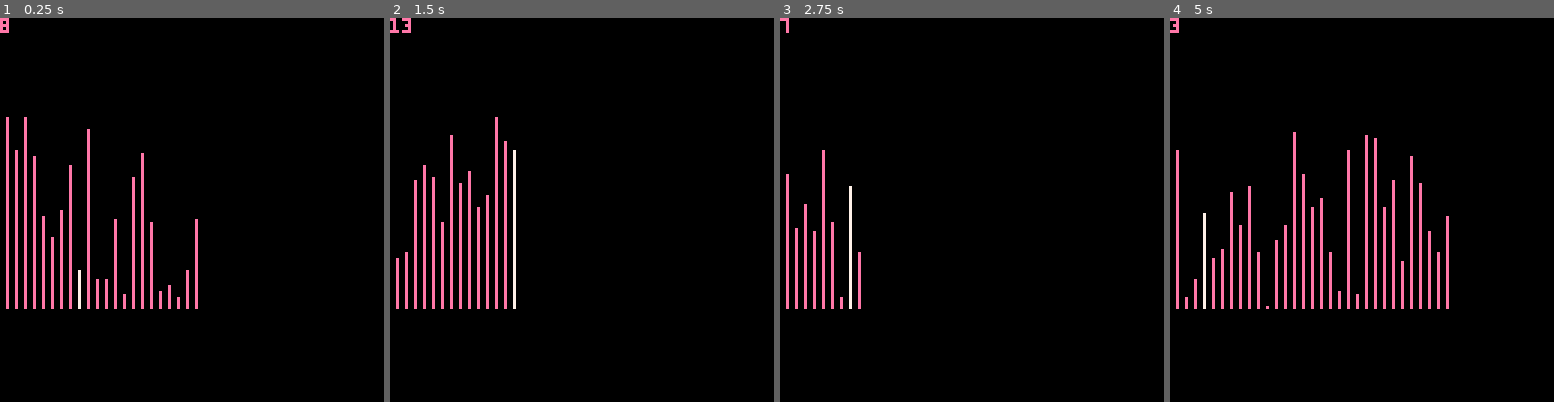
Above: before the commit, frames 1-4 (left to right).
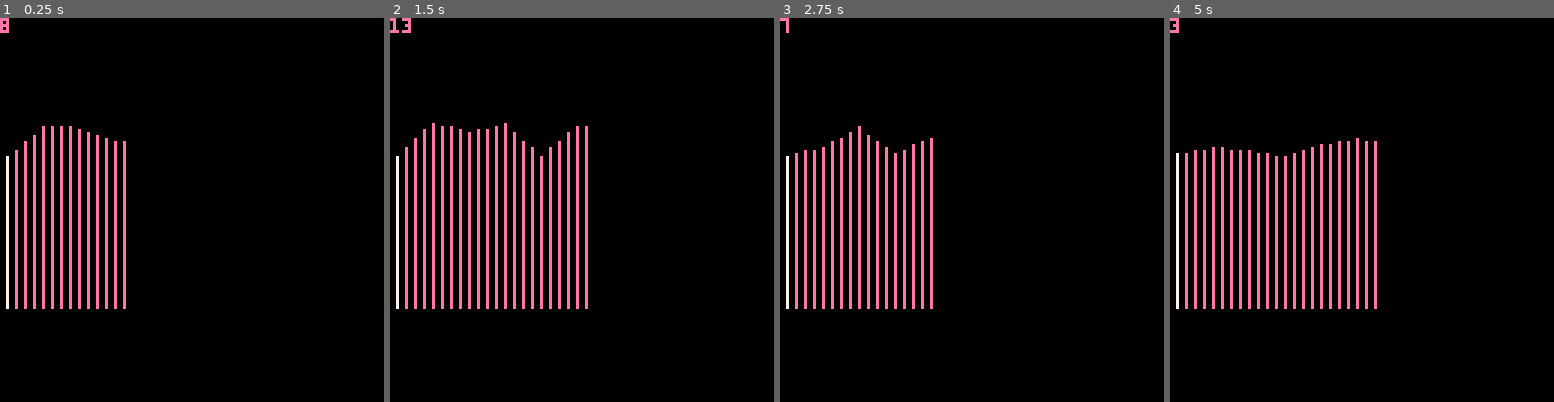
Above: after the commit, the same moments.

Repository: DeCarabas/pico_carts
Game: PICO-8 cartridge calls.p8
Two runs of this game, one before a commit and one after it. Both use one fixed random seed, a clock stepped at 60 frames per second and the inputs below.
Inputs:
- Up to frame 1 (0.25 s): no input
- Up to frame 2 (1.5 s): tap X (X key) at 0.33, 1.07 s; tap O (Z key) at 0.7 s
- Up to frame 3 (2.75 s): tap O (Z key) at 1.7, 2.1, 2.5 s; tap X (X key) at 1.85 s
- Up to frame 4 (5 s): tap O (Z key) every 0.4 s from 2.9 to 4.9 s; tap X (X key) at 2.97, 4.08 s

The runs differ from the first frame. In frame 1, 3.7% of the frame differs, in the area x 1-52%, y 25-76%; in frame 2, 4.7%; in frame 3, 4.5%; in frame 4, 5.6%, in the area x 1-73%, y 29-76%.

Commit message:
[calls] Oh this sounds better

Diff:
--- a/calls.p8
+++ b/calls.p8
@@ -3,6 +3,10 @@
 __lua__
 t=nil
 cl=0
+
+function lerp(a,b,t)
+ return a+(b-a)*t
+end
 
 function _update()
  if btnp(🅾️) then
@@ -12,12 +16,18 @@
   t=0
  end
  if t==nil then
-  cl=rnd(24)+8
+  cl=rnd(16)+8
   for i=0,32,1 do
    poke(0x3200+i,0)
   end
-  for i=0,cl,1 do
-   poke(0x3200+i,rnd(64))
+
+  local old=rnd(12)+50
+  for i=0,cl,4 do
+   local new=rnd(12)+50
+   for j=0,3 do
+    poke(0x3200+i+j,lerp(old,new,j/4))
+   end
+   old=new
   end
   t=0
  end
@@ -36,7 +46,7 @@
   local pitch=peek(0x3200+i)
   local x=(i*3)+2
   local c=14
-  if i==flr(t) then
+  if i==stat(20) then
    c=7
   end
   line(x,96,x,96-pitch,c)
Not shown, changed: the sound effects (__sfx__) section of calls.p8
